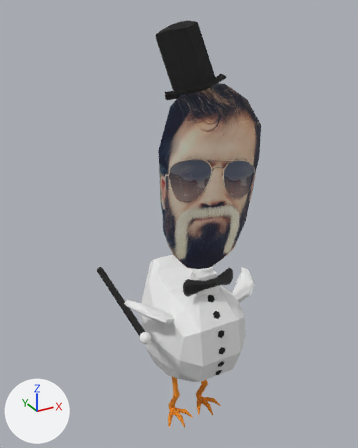
The glTF model peteChicken.glb: old version first, new version second.
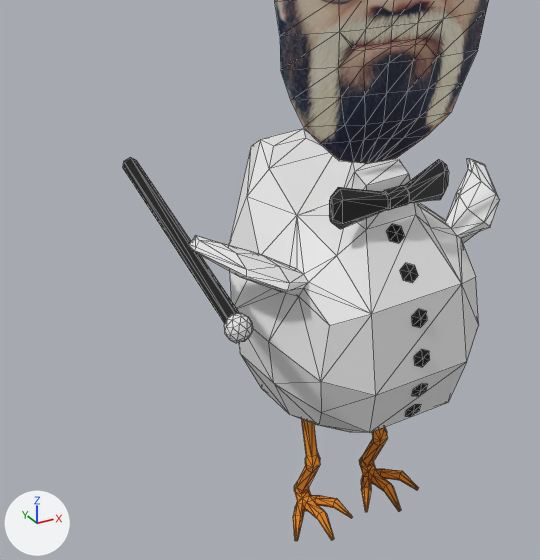
Old and new are each drawn whole from a 50 mm camera at (-4.74, -8.2, 9.08) aimed at (-0.09, 0.27, 4.85) and again close up on the part from 13% to 76% of the width and 45% to 97% of the height. The lights are fixed; the arrows at lower left show +X, +Y and +Z. The close-ups show mesh edges as thin lines. Where no turn or scale is listed for an object, it has been applied to the vertices.

Objects in the first close-up: 'body_smallWings', 'cane', 'face'.
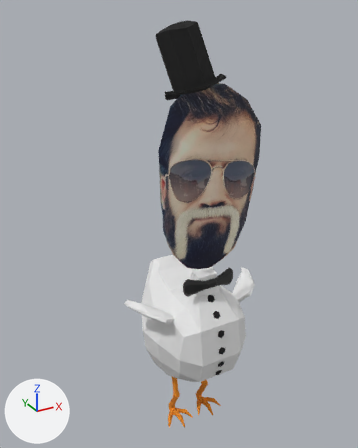
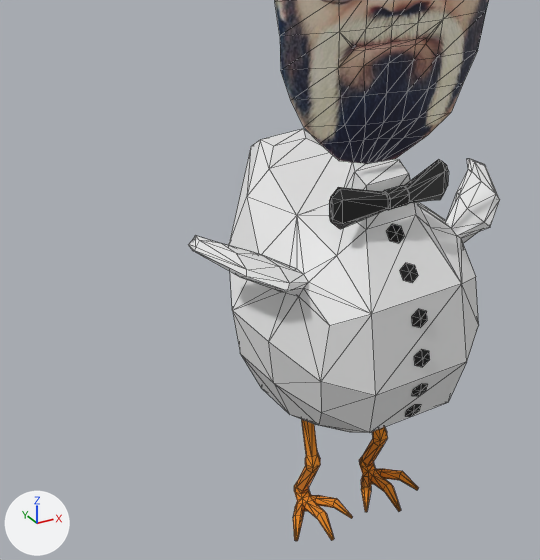
The newer file is also rescaled (x0.0576) as a whole; pictures and numbers use the older file's frame.

Boxes [x1, y1, x2, y2] around the edits, measured in the close-ups (540 x 560 px):
'cane', deleted: before [123, 158, 253, 343]
    faces in mat_black (black #1a1a1a): [123, 158, 239, 324]
    faces in mat_white (white #e7e7e7): [224, 313, 253, 343]

Edits to the bpy script that builds the scene:
```text
Remove ob_cane:
    ob_cane = bpy.data.objects.new('cane', me_cylinder_002)
    ob_cane.location = (-1.54, -1.03, 3.27)
```
